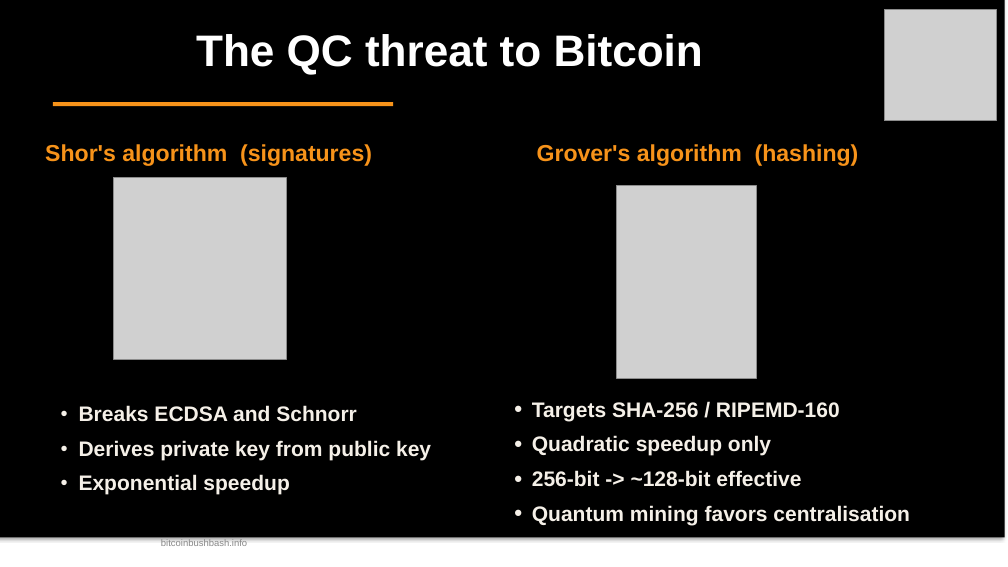
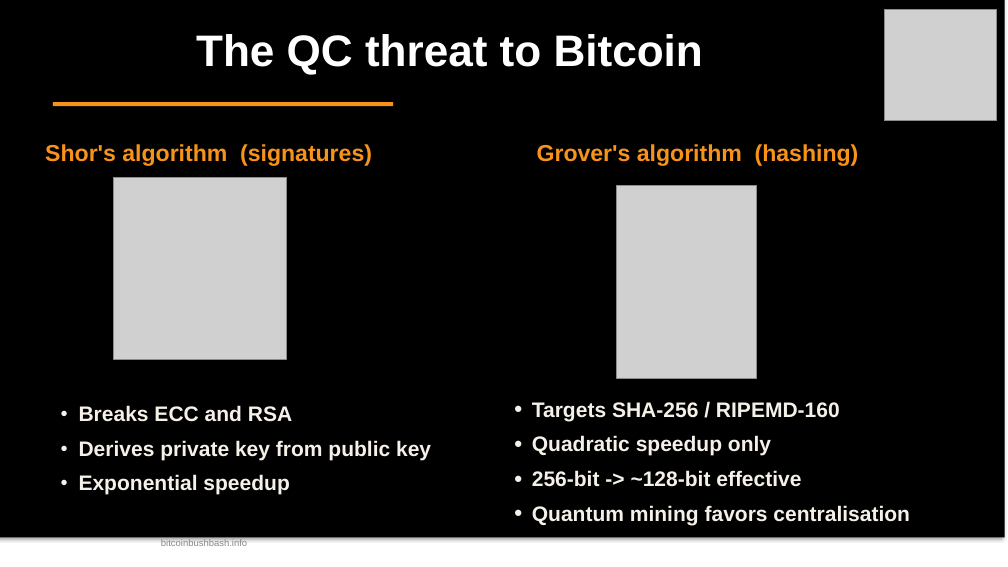
Before and after one commit to TrentOmega/qc-threat, a slide deck: slide 6 of quantum-threat-bitcoin-bushbash.odp. Drawn at 1008x567 pixels with LibreOffice and Linux fonts; fonts in the diff are those of the drawing; grey boxes stand for pictures. Boxes give left, top, right and bottom in pixels: in the first picture for what was removed or moved away, otherwise in the second. Text is boxed around its words. In the diff, an @@ line names an element or a change of style, - is before the commit and + after.

```diff
--- a/quantum-threat-bitcoin-bushbash.odp
+++ b/quantum-threat-bitcoin-bushbash.odp
@@ text at (x1=79, y1=405, x2=292, y2=422): text changed @@
-● Breaks ECDSA and Schnorr
+● Breaks ECC and RSA
```
Also in this commit, not shown: 9 other slides changed, 2 slides added, 2 slides removed, 2 other files.
